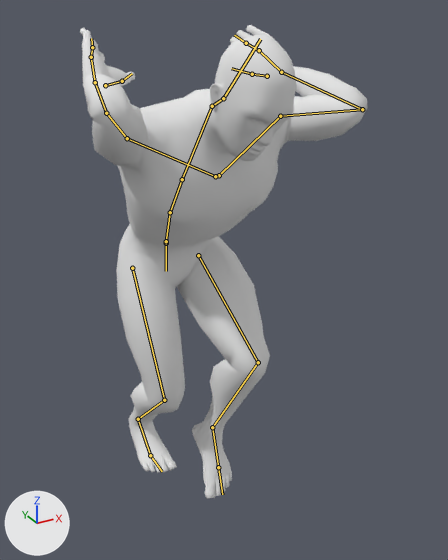
A saved change to the Blender file Assets/Project Assets/Models/Worker/Worker5.blend.
Rendered twice from a 50 mm lens placed at (-0.775, -1.735, 1.625), pointed at (0.094, -0.154, 0.835). Every picture has the same lights, and +X, +Y and +Z are marked at lower left. Both versions are drawn at frame 11 of the action 'Worker_Carrying'; the numbers are the values there. The bones that bend it are drawn over the model as lines.

Objects in the first picture: 'Worker4'.
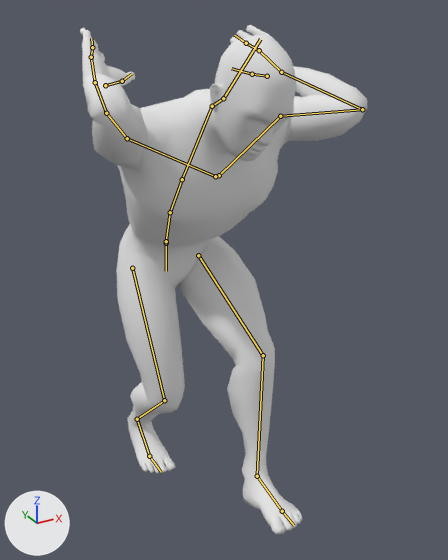
Boxes (x1, y1, x2, y2) around the edits, measured in the pictures (448 x 560 px):
'Worker4', posed (7% taller)
    before: (80, 25, 368, 499)
    after: (80, 25, 368, 534)

The edits, one by one:
Bone 'Foot_IK.L' (bone_foot_ik_l) moves from (-0.023, 0.126, -0.134) to (0.009, 0.383, -0.097).
Bone 'Foot_IK.L' (bone_foot_ik_l) turns from (72, 0, -3) to (9, -3, 0) degrees about its own x, y and z.
